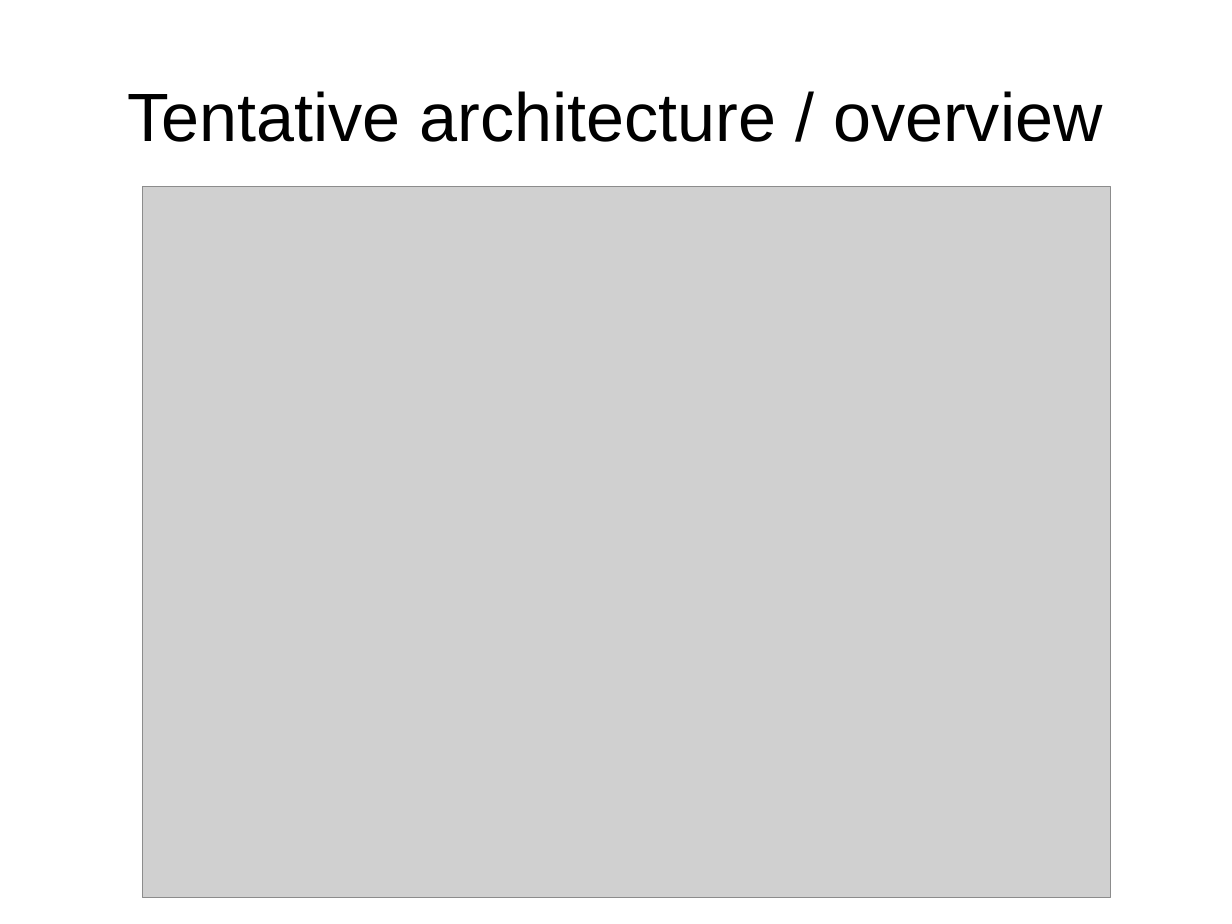
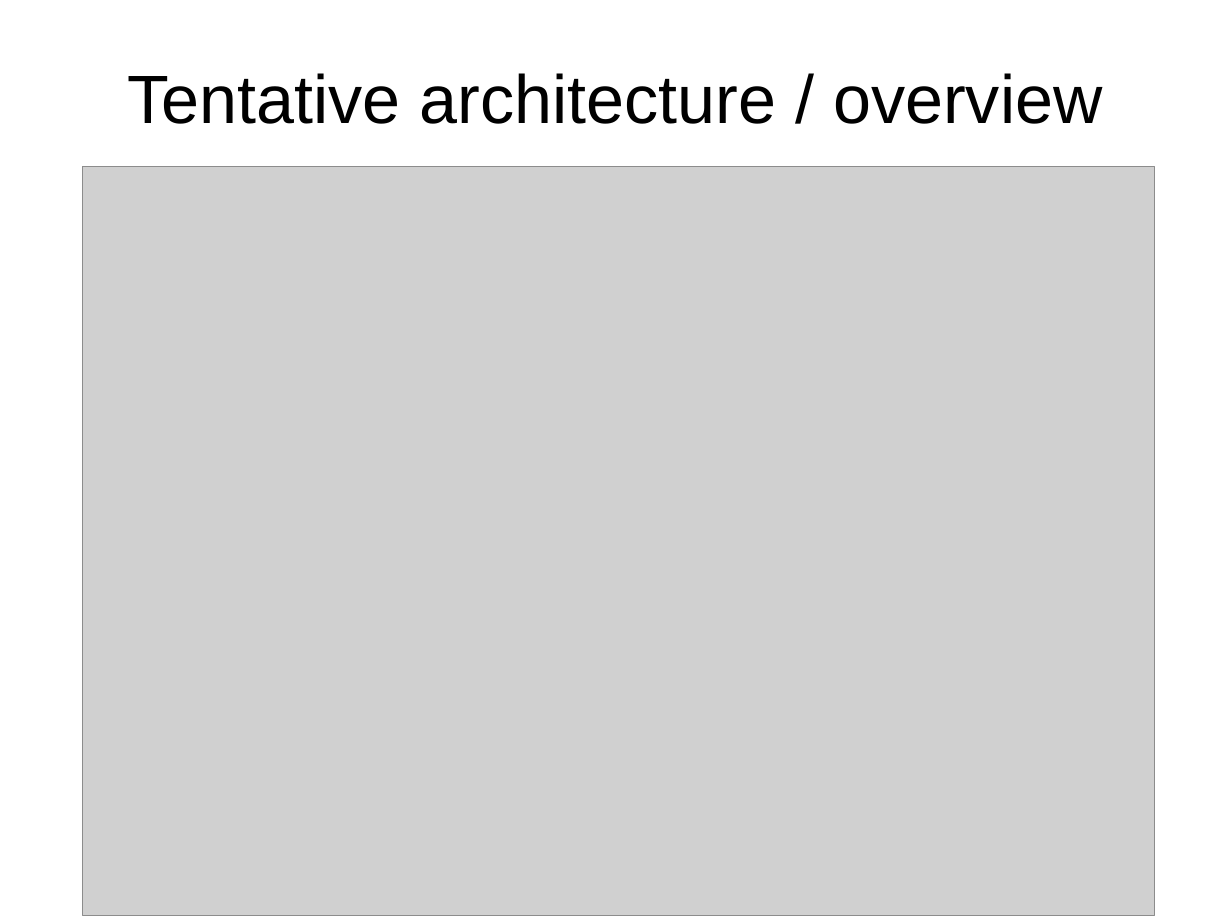
Before and after one commit to gklyne/annalist, a slide deck: slide 11 of presentations/annalist-pitch.odp (slide 10 before the commit). Drawn at 1232x924 pixels with LibreOffice and Linux fonts; fonts in the diff are those of the drawing; grey boxes stand for pictures. Boxes give left, top, right and bottom in pixels: in the first picture for what was removed or moved away, otherwise in the second. Text is boxed around its words. In the diff, an @@ line names an element or a change of style, - is before the commit and + after.

Commit message:
Flesh out sample applications, update tech overview

```diff
--- a/presentations/annalist-pitch.odp
+++ b/presentations/annalist-pitch.odp
@@ title "Tentative architecture / overview" moved from (x1=128, y1=91, x2=1102, y2=142) to (x1=128, y1=73, x2=1102, y2=124) @@
@@ picture resized from (x1=143, y1=187, x2=1111, y2=899) to (x1=83, y1=167, x2=1155, y2=916) @@
```
Also in this commit, not shown: 11 other slides changed, 1 slide added, 5 other files.
